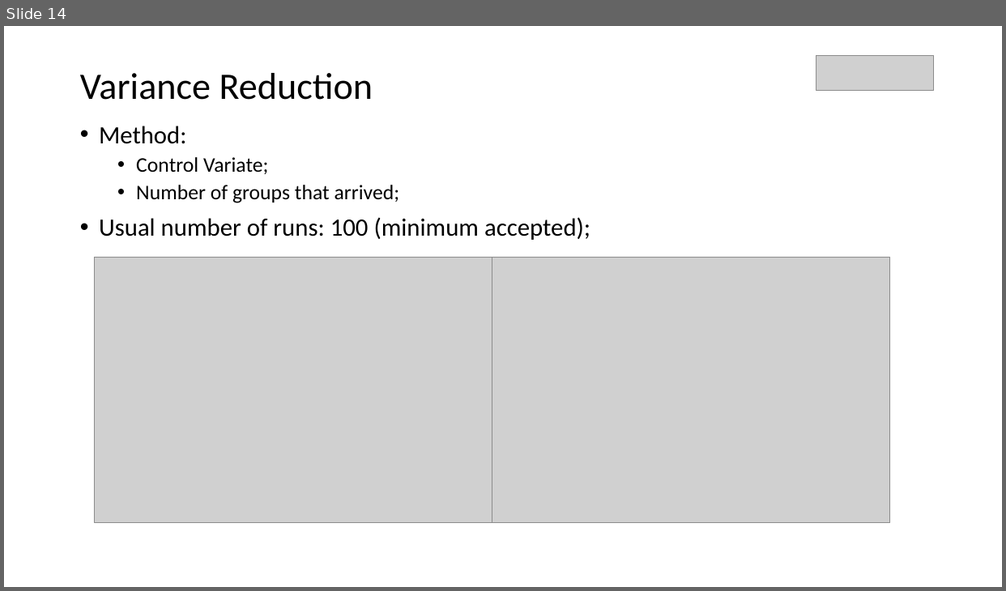
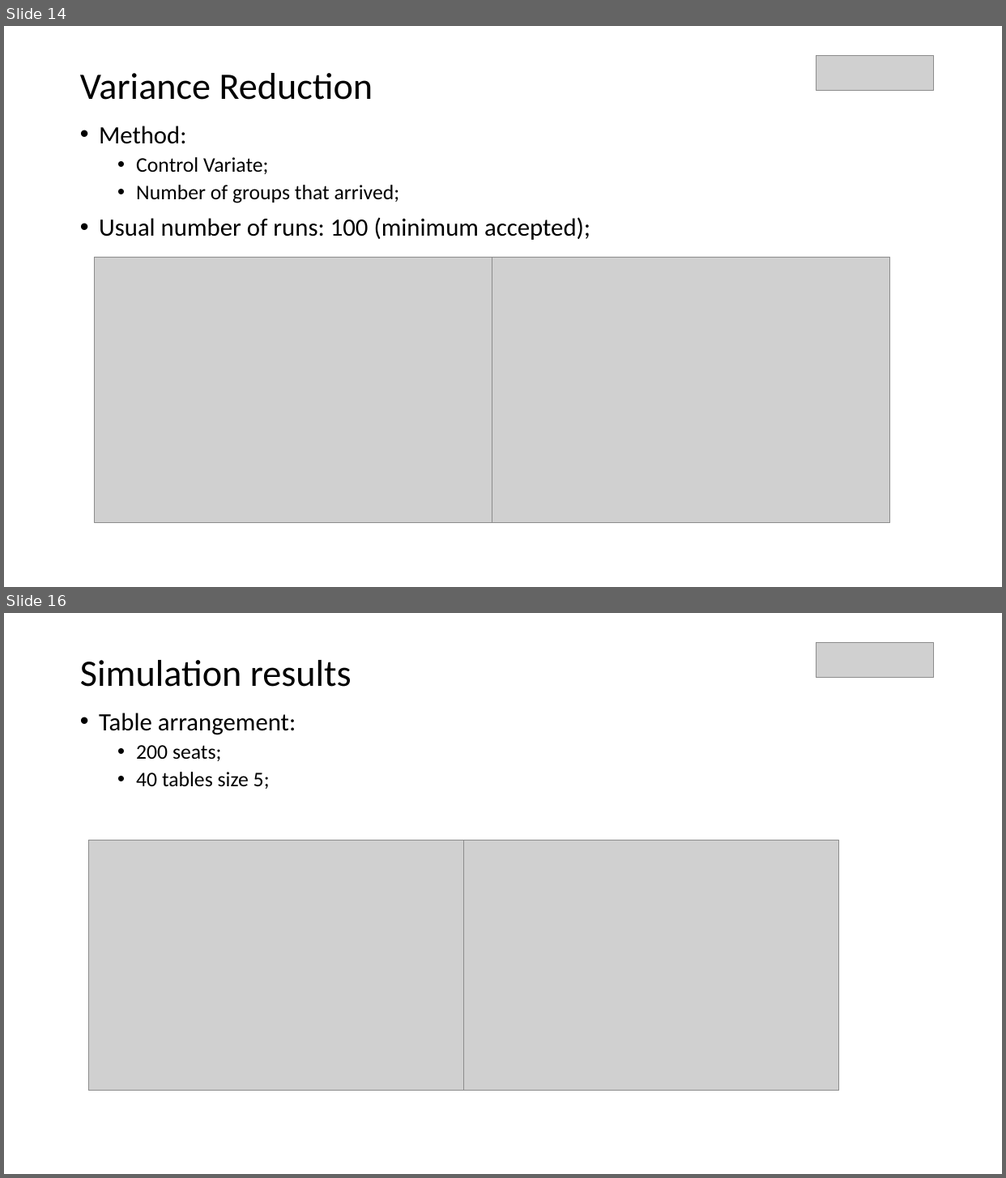
Before and after one commit to parkjan4/OptSim, a slide deck: Presentation.pptx. Shown one above the other, each under a label of ours: slide 14 before the commit, slides 14 and 16 after it; the slides between them are not shown. The pictures are 1006x591 and 1006x1178 pixels, drawn with LibreOffice and Linux fonts; fonts in the diff are those of the drawing; grey boxes stand for pictures. Boxes give left, top, right and bottom in pixels: in the first picture for what was removed or moved away, otherwise in the second. Text is boxed around its words. In the diff, an @@ line names an element or a change of style, - is before the commit and + after.

```diff
--- a/Presentation.pptx
+++ b/Presentation.pptx
@@ slide 16 added at bbox=[4, 613, 1002, 1174], background #FFFFFF @@
@@ text added at bbox=[80, 660, 351, 687], 36 pt, text #000000 @@
+Simulation results
@@ picture added at bbox=[816, 643, 933, 677] @@
@@ text added at bbox=[99, 713, 296, 789], 20 pt, text #000000 @@
+• Table arrangement:
+  • 200 seats;
+  • 40 tables size 5;
@@ picture added at bbox=[88, 841, 464, 1092] @@
@@ picture added at bbox=[463, 841, 839, 1092] @@
```
Also in this commit, not shown: 2 slides changed, 1 other slide added, 2 slides removed, 6 other files.
